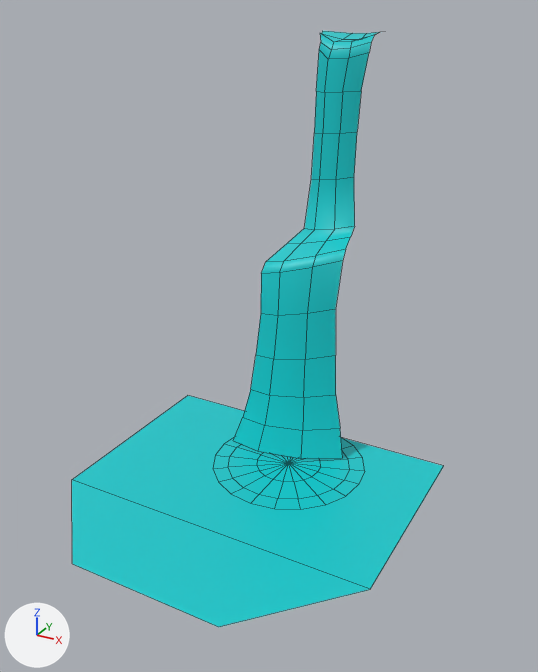
An edit to the FBX model Lunarang/Assets/Models/Environment/Moonset_FBX_Fontaine_waterfall.fbx, drawn before and after from the same camera.
Rendered twice from a 50 mm lens placed at (1.8, -4.03, 3.06), pointed at (0.04, -0.83, 1.46). Every picture has the same lights, and +X, +Y and +Z are marked at lower left. Mesh edges are drawn as thin lines. Where no turn or scale is listed for an object, it has been applied to the vertices.

The scene before the commit, as lines of its bpy script (objects in view):
```python
me_mesh = bpy.data.meshes.new('Mesh')
me_mesh.from_pydata(...)  # 68 vertices, 48 faces; spans x -0.35..0.36, y -0.13..0.69, z 0.01..2.49
me_mesh.materials.append(mat_water_placeholder)  # cyan #00cbce
me_mesh_001 = bpy.data.meshes.new('Mesh.001')
me_mesh_001.from_pydata(...)  # 61 vertices, 60 faces; spans x -0.474..0.474, y -0.474..0.474, z -0.048
me_mesh_001.materials.append(mat_water_placeholder)  # cyan #00cbce
me_mesh_002 = bpy.data.meshes.new('Mesh.002')
me_mesh_002.from_pydata(...)  # 6 vertices, 2 faces; spans x -0.96..0.96, y -0.9..0.9, z 0.0
me_mesh_002.materials.append(mat_water_placeholder)  # cyan #00cbce
# before: 0 (-0.44, -0.9, 0.0) at pixel (72, 563), 1 (0.44, -0.9, 0.0) at pixel (218, 626), 2 (0.96, -0.33, 0.0) at pixel (370, 589), 3 (-0.96, -0.33, 0.0) at pixel (71, 479), 4 (0.96, 0.9, 0.0) at pixel (443, 465)
# before: 5 (-0.96, 0.9, 0.0) at pixel (187, 395)
ob_waterfall1 = bpy.data.objects.new('waterfall1', me_mesh)
ob_waterfall1.location = (-0.077, -0.351, 0.457)
ob_waterfall2 = bpy.data.objects.new('waterfall2', me_mesh_001)
ob_waterfall2.location = (0.0, -0.5, 0.506)
ob_waterfall3 = bpy.data.objects.new('waterfall3', me_mesh_002)
ob_waterfall3.location = (-0.102, -0.957, 0.456)
```
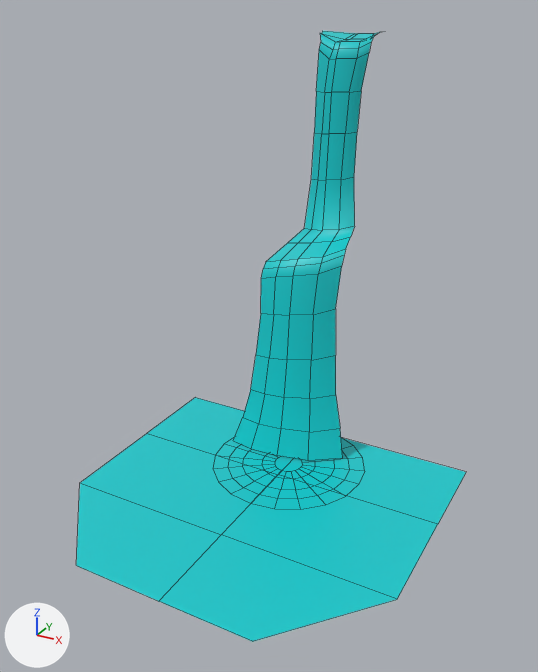
Boxes [x1, y1, x2, y2] around the edits, measured in the pictures (538 x 672 px):
'waterfall3', reshaped (6% taller): before [72, 396, 444, 627]; after [76, 397, 466, 642]
'waterfall1', reshaped: before [233, 31, 379, 459]; after [233, 31, 385, 461]

The change, as a diff of the scene's bpy script:
```diff
--- a/Lunarang/Assets/Models/Environment/Moonset_FBX_Fontaine_waterfall.fbx.py
+++ b/Lunarang/Assets/Models/Environment/Moonset_FBX_Fontaine_waterfall.fbx.py
@@ me_mesh @@
 # used by ob_waterfall1; location = (-0.077, -0.351, 0.457)
-me_mesh.from_pydata(...)  # 68 vertices, 48 faces; spans x -0.35..0.36, y -0.13..0.69, z 0.01..2.49
+me_mesh.from_pydata(...)  # 90 vertices, 68 faces; spans x -0.35..0.36, y -0.13..0.69, z 0.01..2.49
+# me_mesh part 2
+# 5 vertices are removed from x -0.2..0.27, y -0.01..0.41, z 1.16..2.17
+# 22 faces are deleted
+# 8 vertices in x 0.08..0.12, y -0.02..0.42, z 0.42..1.95 move by (0.04, 0.0, 0.0)
+# 6 vertices in x 0.12..0.13, y -0.08..0.68, z 0.01..2.48 move by (0.05, 0.0, 0.0)
+# 14 vertices move from x -0.15..0.14, y -0.13..0.67, z 0.01..2.48 to x -0.2..0.2, y -0.13..0.67, z 0.01..2.48
+# 27 vertices are added at x -0.2..0.27, y -0.13..0.66, z 0.01..2.48
+# 42 new faces join them
 me_mesh.materials.append(mat_water_placeholder)
@@ me_mesh_002 @@
 me_mesh_002.from_pydata(...)  # 6 vertices, 2 faces; spans x -0.96..0.96, y -0.9..0.9, z 0.0
 # used by ob_waterfall3; location = (-0.102, -0.957, 0.456)
 # verts and faces of me_mesh_002; kept vertices keep their numbers, new ones are numbered from 6
+# me_mesh_002 part 1
+delete_vertices([*range(0, 6)])  # with the faces that use them
+verts[6] = (-0.9, -0.33, 0.0)  # pixel (79, 482)
+verts[7] = (-0.9, 0.9, 0.0)  # pixel (195, 397)
+verts[8] = (-0.9, 0.32, 0.0)  # pixel (146, 433)
+for new, old in zip([9, 10, 11], [6, 7, 8]): verts[new] = verts[old] + (1.0, 0.0, 0.0)
+for new, old in zip([12, 13, 14], [9, 10, 11]): verts[new] = verts[old] + (1.0, 0.0, 0.0)
+verts[15] = (-0.42, -0.9, 0.0)  # pixel (76, 565)
+verts[16] = (0.62, -0.9, 0.0)  # pixel (252, 641)
+verts[17] = (0.1, -0.9, 0.0)  # pixel (158, 601)
+faces += [(9, 17, 16, 12), (9, 12, 14, 11), (10, 11, 14, 13), (7, 8, 11, 10), (6, 9, 11, 8), (6, 15, 17, 9)]
 me_mesh_002.materials.append(mat_water_placeholder)
```
